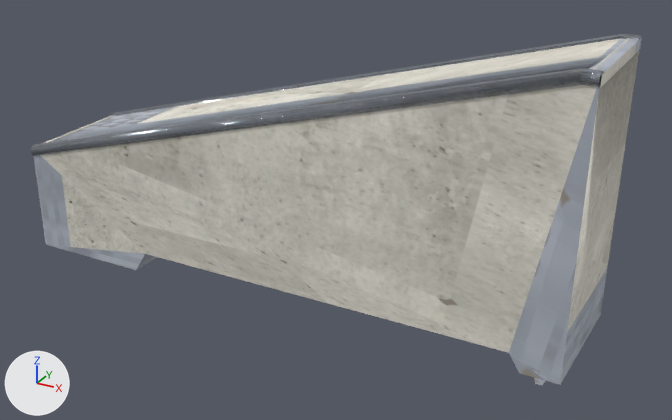
Renders of the glTF model public/katalog/modelle/ledge-kurz-98l.gltf from each side of a commit.
Camera for both pictures: a 50 mm camera at (1.544, -2.555, 1.583) aimed at (0.142, -0.007, 0.309). The lights are fixed; the arrows at lower left show +X, +Y and +Z. The older version comes first. Vertices at exactly the same position are counted once.

The first picture shows 'SK1794_Ledge_kurz-98L.001'.
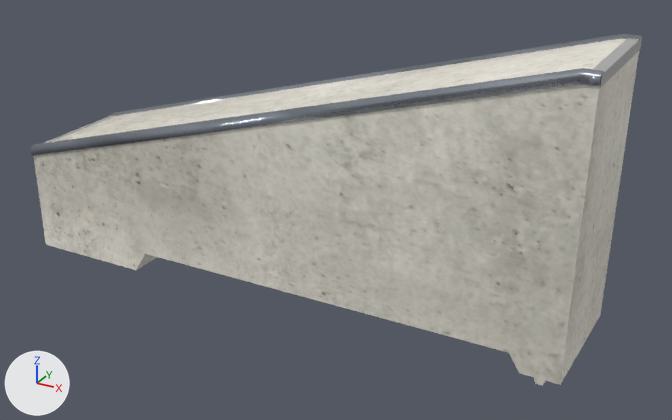
Location of each change, [x1, y1, x2, y2] in pixels of the pictures (672 x 420 px):
part 1 of me_sk1794_ledge_kurz_98l_001, reshaped
    before: [593, 39, 640, 88]
part 2 of me_sk1794_ledge_kurz_98l_001, deleted
    before: [41, 115, 115, 144]
part 3 of me_sk1794_ledge_kurz_98l_001, surface changed
    both: [33, 34, 640, 385]

Diff of the bpy script that builds the scene:
```diff
--- a/public/katalog/modelle/ledge-kurz-98l.gltf.py
+++ b/public/katalog/modelle/ledge-kurz-98l.gltf.py
@@ me_sk1794_ledge_kurz_98l_001 @@
 # used by ob_sk1794_ledge_kurz_98l_001; location = (0.0, 0.0, 0.0)
-me_sk1794_ledge_kurz_98l_001.from_pydata(...)  # 318 vertices, 706 faces; spans x -1.03..1.03, y -0.24..0.24, z 0.0..0.96
+me_sk1794_ledge_kurz_98l_001.from_pydata(...)  # 339 vertices, 567 faces; spans x -1.03..1.03, y -0.24..0.24, z 0.0..0.96
+# me_sk1794_ledge_kurz_98l_001 part 1: 1 vertex removed from x 1.03, y -0.23, z 0.95; 45 vertices added at x 0.97..0.98, y -0.24..0.23, z 0.92..0.96
+# me_sk1794_ledge_kurz_98l_001 part 2: 2 vertices removed from x -1.03, y -0.23..0.23, z 0.4
+# me_sk1794_ledge_kurz_98l_001 part 3: 195 kept faces spanning x -1.03..1.03, y -0.24..0.24, z 0.0..0.96 get new texture (UV) coordinates
+# other edits to the shape of me_sk1794_ledge_kurz_98l_001 do not show in these pictures
 me_sk1794_ledge_kurz_98l_001.materials.append(mat_beton_web_072)
```
